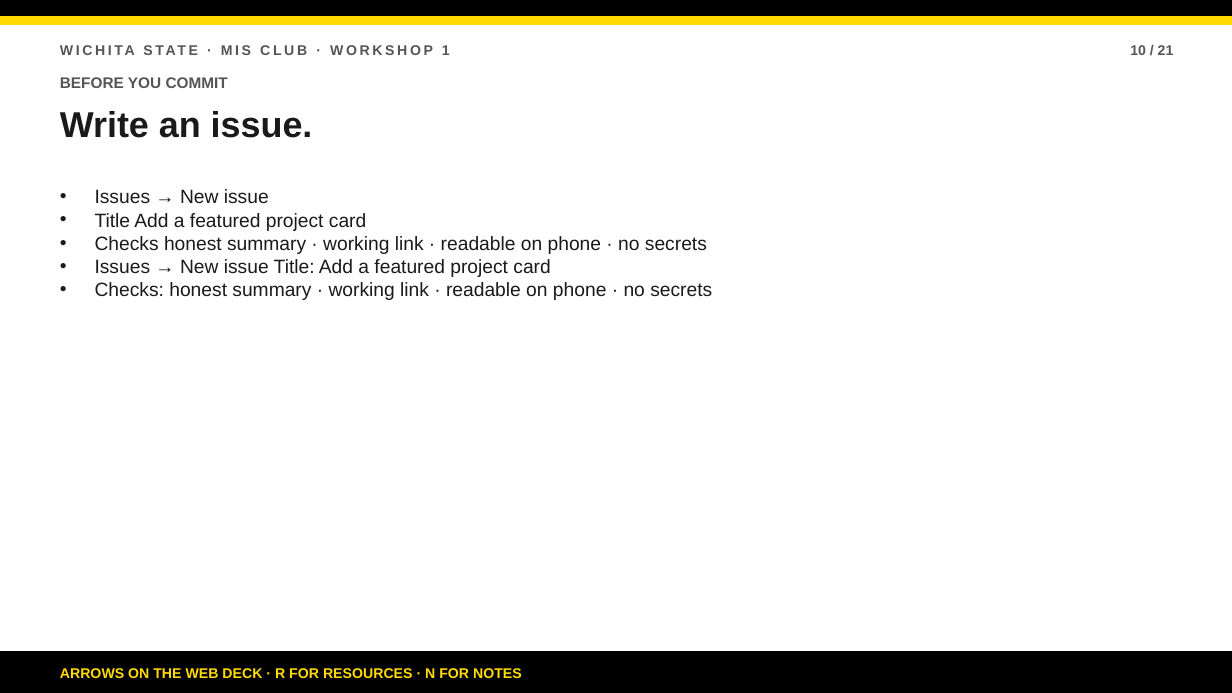
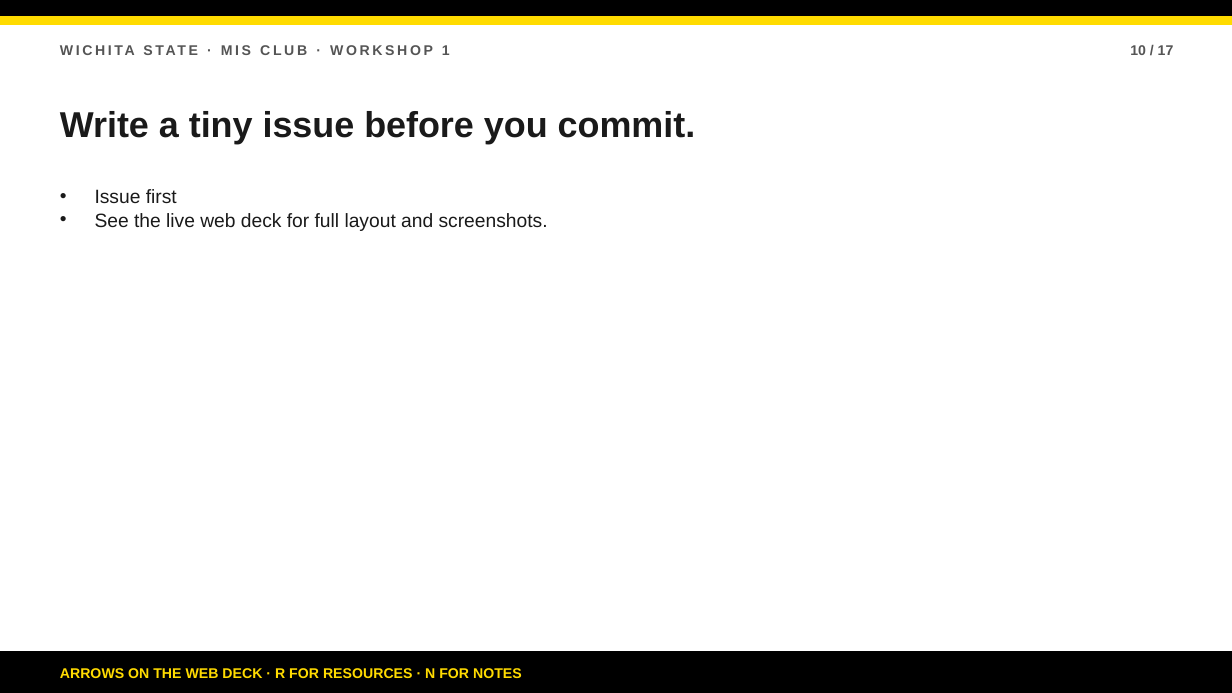
Before and after one commit to bsbcyber/workshop-site, a slide deck: slide 10 of downloads/workshop-1-presentation.pptx. Drawn at 1232x693 pixels with LibreOffice and Linux fonts; fonts in the diff are those of the drawing. Boxes give left, top, right and bottom in pixels: in the first picture for what was removed or moved away, otherwise in the second. Text is boxed around its words. In the diff, an @@ line names an element or a change of style, - is before the commit and + after.

```diff
--- a/downloads/workshop-1-presentation.pptx
+++ b/downloads/workshop-1-presentation.pptx
@@ text at (1130, 45, 1174, 55): text changed @@
-10 / 21
+10 / 17
@@ text "Write a tiny issue before ..." at (60, 111, 696, 144): vertical alignment middle to top @@
@@ text at (60, 111, 696, 144): text changed; size 12 to 28 pt; text colour #555555 to #1A1A1A @@
-BEFORE YOU COMMIT
+Write a tiny issue before you commit.
@@ text removed at (60, 111, 313, 138) @@
-Write an issue.
@@ text removed at (95, 189, 712, 300) @@
-• Issues → New issue
-• Title Add a featured project card
-• Checks honest summary · working link · readable on phone · no secrets
-• Issues → New issue Title: Add a featured project card
-• Checks: honest summary · working link · readable on phone · no secrets
@@ text added at (95, 189, 548, 231), 15 pt, text #1A1A1A @@
+• Issue first
+• See the live web deck for full layout and screenshots.
```
Also in this commit, not shown: 15 other slides changed, 1 slide added, 5 slides removed, 9 other files.
